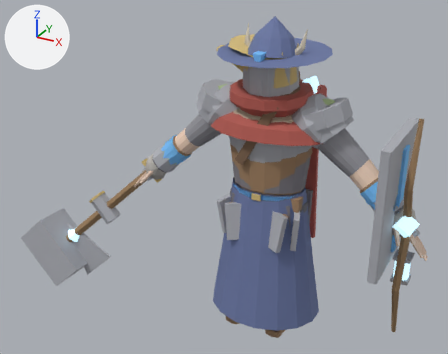
The Blender file art/creator/humanoid_heavy/humanoid_heavy_masculine.blend: old version first, new version second.
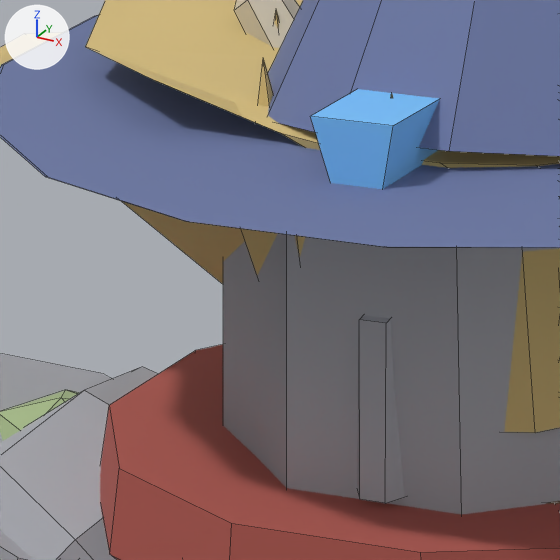
Old and new are each drawn whole from a 50 mm camera at (1.63, -3.61, 2.88) aimed at (-0.4, 0.08, 1.03) and again close up on the part from 49% to 62% of the width and 12% to 29% of the height. The lights are fixed; the arrows at upper left show +X, +Y and +Z. The last two pictures show the newer version. The close-ups show mesh edges as thin lines.

In view in the first close-up: 'part.face.scarf', 'part.head.circlet', 'part.head.crown', 'part.head.great_helm', 'part.head.helmet', 'part.head.horns', 'part.head.wide_hat', 'part.shoulders.boulders', 'part.shoulders.pauldrons', 'part.shoulders.slabs'.
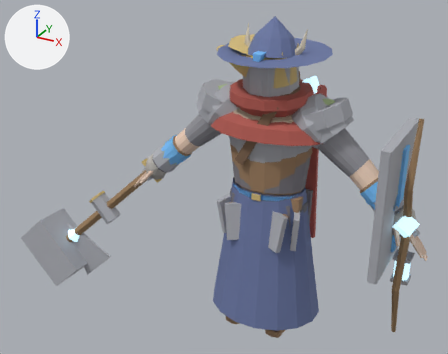
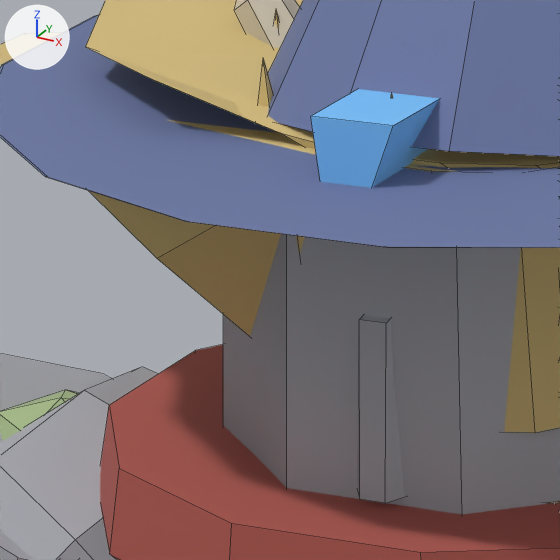
Pixel boxes (x1, y1, x2, y2) of what changed, in the close-ups (560 x 560 px; the box of a moved part takes in the faces that stretch with it):
part 1 of me_part_head_circlet, moved or reshaped (not visible afterwards): before (122, 201, 245, 284)
part 2 of me_part_head_circlet, moved or reshaped: before (504, 248, 560, 433); after (404, 166, 560, 433)
part 3 of me_part_head_circlet, moved or reshaped (mostly hidden): before (0, 32, 305, 276); after (0, 32, 560, 336)
part 4 of me_part_head_great_helm, moved or reshaped: before (310, 99, 440, 189); after (311, 99, 439, 188)

What the commit changed:
me_part_head_circlet has 40 vertices, 24 faces and spans x -0.421..0.175, y -0.211..0.332, z 1.829..2.031.
me_part_head_circlet is used by ob_part_head_circlet; location (0.0, 0.0, 0.0).
me_part_head_circlet part 1: the 1 vertex in x -0.124, y -0.176, z 1.98 is moved by (-0.058, 0.014, -0.064).
me_part_head_circlet part 2: all 8 vertices in x -0.022..0.155, y -0.184..0.11, z 2.002..2.022 are moved by (0.0, -0.001, 0.004).
me_part_head_circlet part 3: the 1 vertex in x -0.056, y -0.211, z 1.989 is moved by (0.0, 0.0, 0.004).
me_part_head_great_helm has 32 vertices, 22 faces and spans x -0.178..0.178, y -0.235..0.182, z 1.52..2.07.
me_part_head_great_helm is used by ob_part_head_great_helm; location (0.0, 0.0, 0.0).
Before the commit, vertices of me_part_head_great_helm: 24 (0.023, -0.234, 2.0), 25 (0.023, 0.179, 2.025), 26 (-0.015, 0.179, 2.025), 27 (-0.014, -0.234, 2.0).
Part 4, on me_part_head_great_helm:
Vertices 24 to 27 of me_part_head_great_helm move by (-0.008, 0.0, 0.0).
